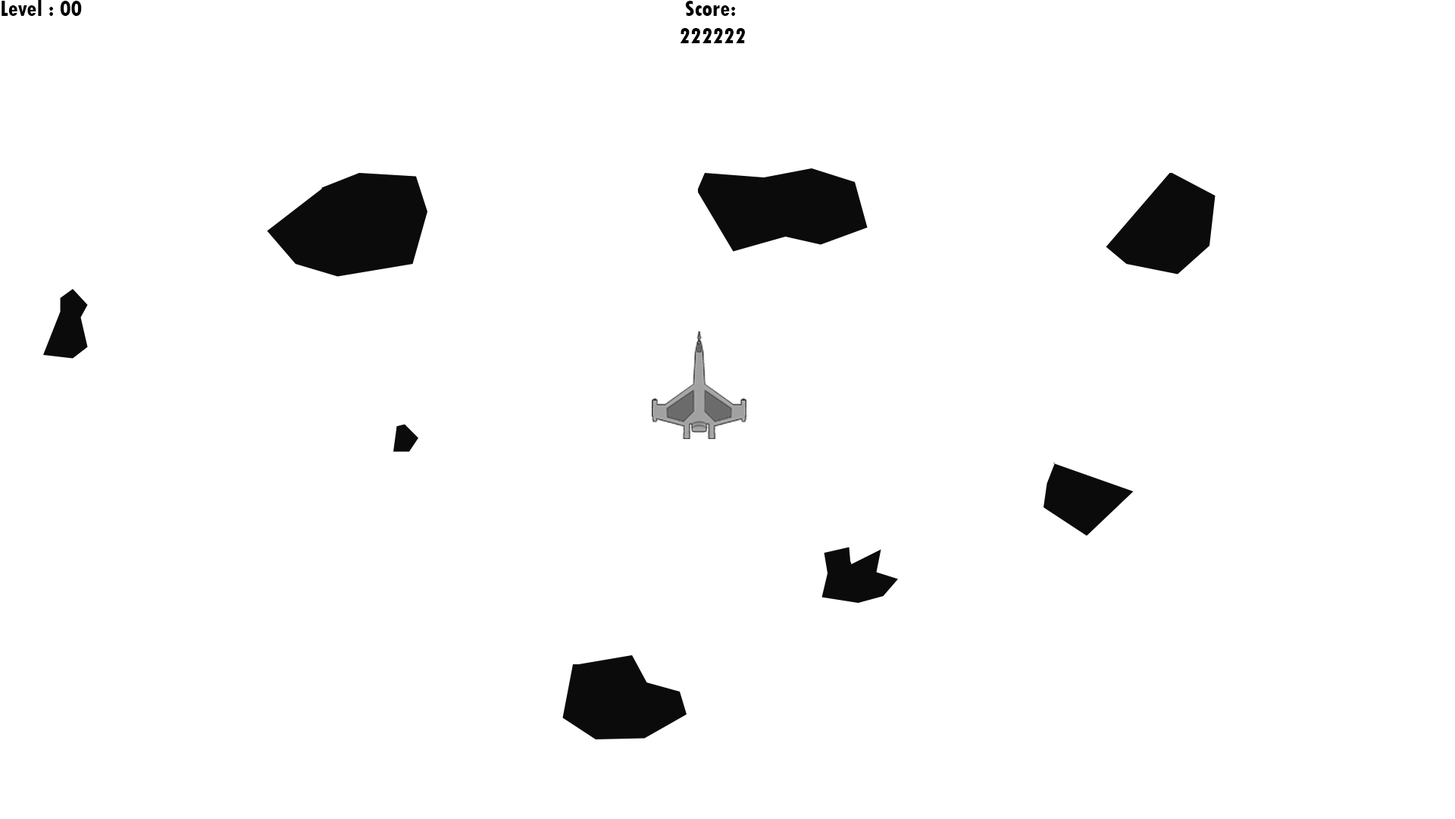
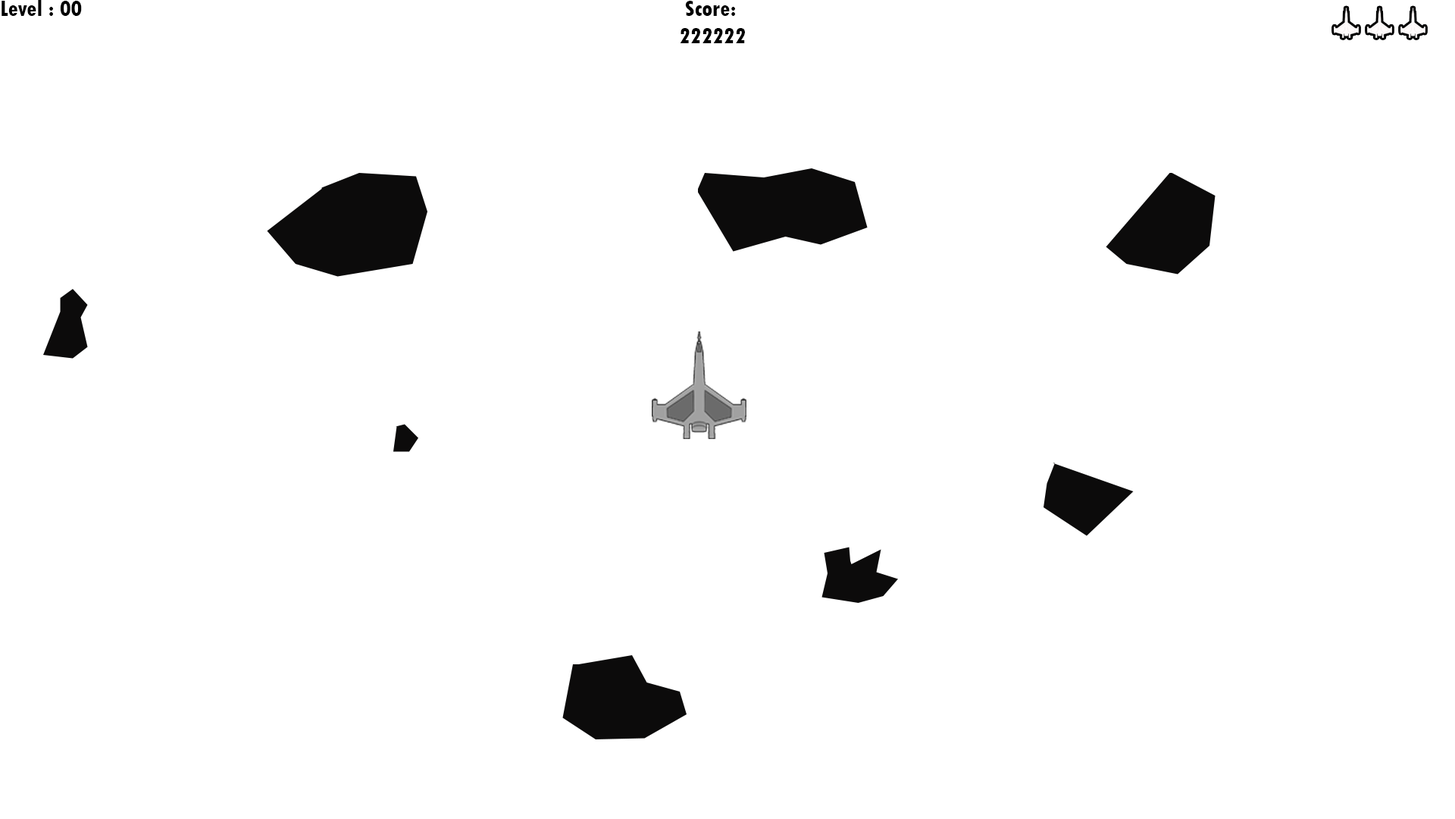
Revision of a layered 1455x819 image; what changed, layer by layer:
added layer "Layer 1 copy 3" above "Layer 1 copy 2" over bbox(1400, 7, 1426, 38)
added layer "Layer 1 copy 2" above "Layer 1 copy" over bbox(1367, 7, 1393, 38)
added layer "Layer 1 copy" above "Layer 1" over bbox(1334, 7, 1360, 38)
